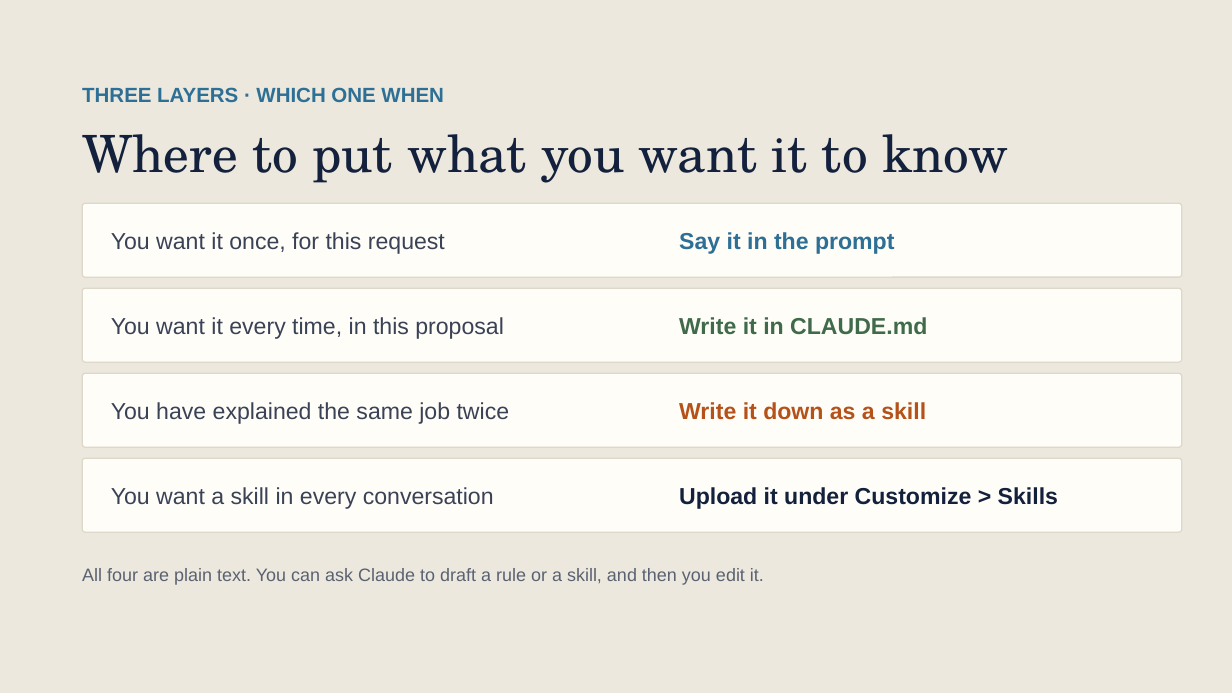
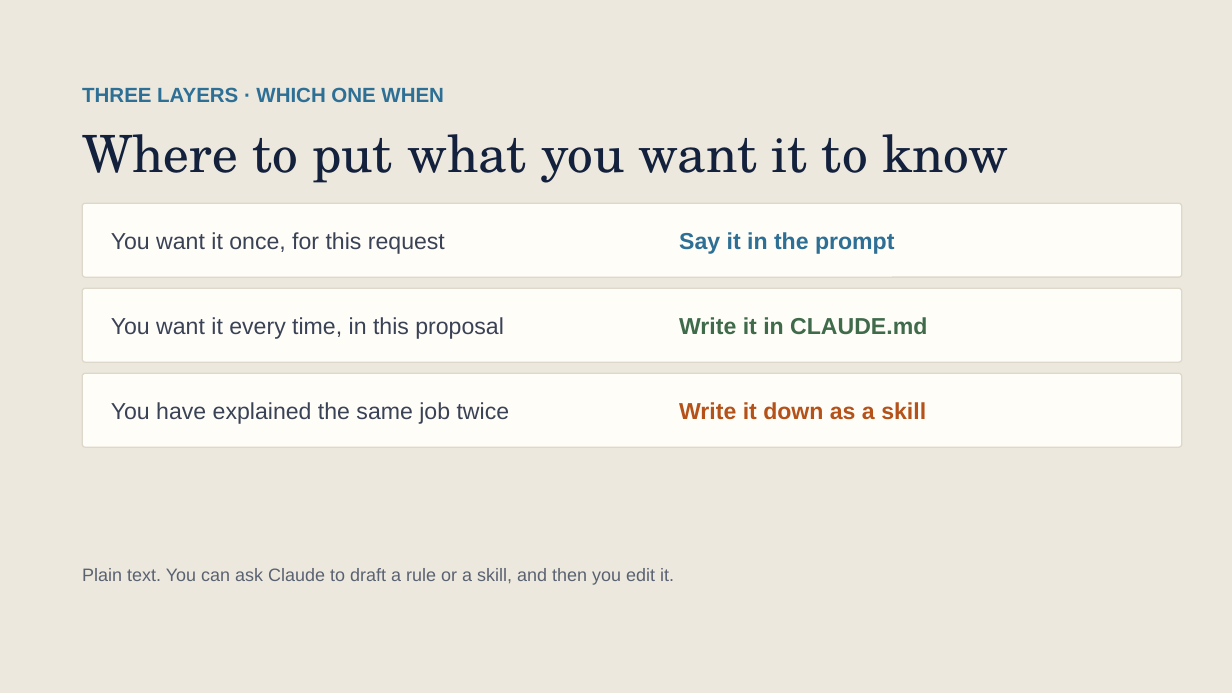
Before and after one commit to scripps-ai-enablement/ai-for-grant-writing, a slide deck: slide 24 of version 1/Using AI for Grant Writing v1.pptx (slide 25 before the commit). Drawn at 1232x693 pixels with LibreOffice and Linux fonts; fonts in the diff are those of the drawing. Boxes give left, top, right and bottom in pixels: in the first picture for what was removed or moved away, otherwise in the second. Text is boxed around its words. In the diff, an @@ line names an element or a change of style, - is before the commit and + after.

```diff
--- a/version 1/Using AI for Grant Writing v1.pptx
+++ b/version 1/Using AI for Grant Writing v1.pptx
@@ rounded rectangle removed at bbox=[82, 458, 1182, 532] @@
@@ text removed at bbox=[111, 487, 494, 509] @@
-You want a skill in every conversation
@@ text removed at bbox=[679, 487, 1058, 509] @@
-Upload it under Customize > Skills
@@ text at bbox=[82, 568, 674, 585]: text changed @@
-All four are plain text. You can ask Claude to draft a rule or a skill, and then you edit it.
+Plain text. You can ask Claude to draft a rule or a skill, and then you edit it.
```
Also in this commit, not shown: 12 other slides changed, 3 slides added, 1 slide removed.
